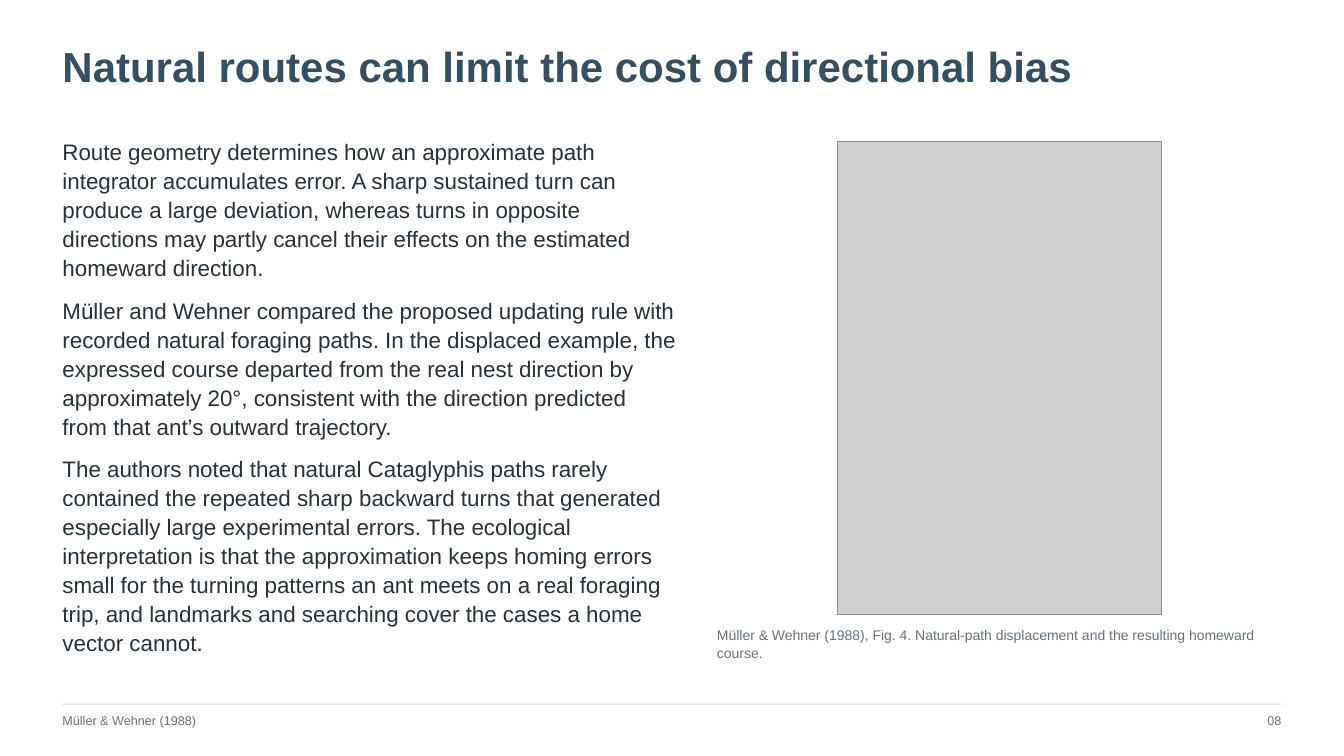
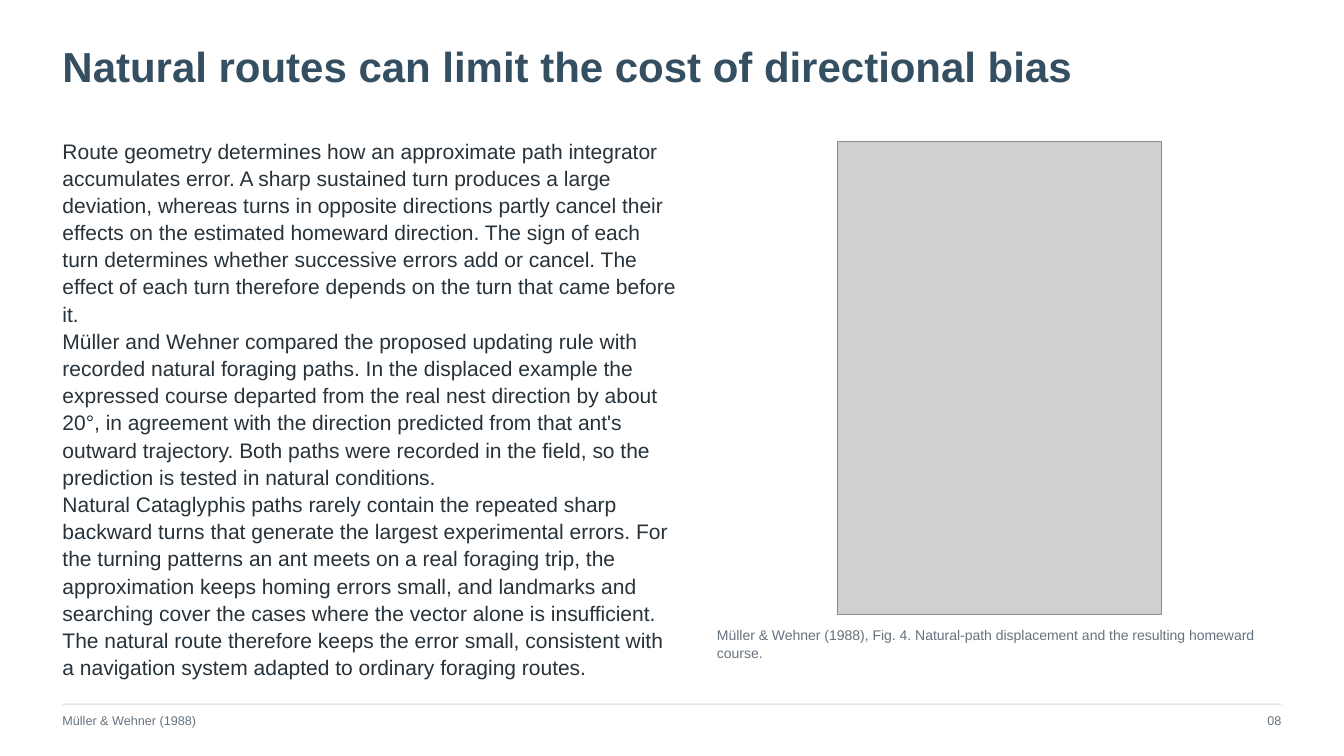
Before and after one commit to jordanxxlopez/NEUROETHOLOGY, a slide deck: slide 11 of scaffolded/Neuroethology_Lecture28_FA2026_SCAFFOLDED.pptx. Drawn at 1344x756 pixels with LibreOffice and Linux fonts; fonts in the diff are those of the drawing; grey boxes stand for pictures. Boxes give left, top, right and bottom in pixels: in the first picture for what was removed or moved away, otherwise in the second. Text is boxed around its words. In the diff, an @@ line names an element or a change of style, - is before the commit and + after.

```diff
--- a/scaffolded/Neuroethology_Lecture28_FA2026_SCAFFOLDED.pptx
+++ b/scaffolded/Neuroethology_Lecture28_FA2026_SCAFFOLDED.pptx
@@ text at (x1=62, y1=143, x2=675, y2=680): text changed; size 16 to 15 pt @@
-Route geometry determines how an approximate path integrator accumulates error. A sharp sustained turn can produce a large deviation, whereas turns in opposite directions may partly cancel their effects on the estimated homeward direction.
-Müller and Wehner compared the proposed updating rule with recorded natural foraging paths. In the displaced example, the expressed course departed from the real nest direction by approximately 20°, consistent with the direction predicted from that ant’s outward trajectory.
-The authors noted that natural Cataglyphis paths rarely contained the repeated sharp backward turns that generated especially large experimental errors. The ecological interpretation is that the approximation keeps homing errors small for the turning patterns an ant meets on a real foraging trip, and landmarks and searching cover the cases a home vector cannot.
+Route geometry determines how an approximate path integrator accumulates error. A sharp sustained turn produces a large deviation, whereas turns in opposite directions partly cancel their effects on the estimated homeward direction. The sign of each turn determines whether successive errors add or cancel. The effect of each turn therefore depends on the turn that came before it.
+Müller and Wehner compared the proposed updating rule with recorded natural foraging paths. In the displaced example the expressed course departed from the real nest direction by about 20°, in agreement with the direction predicted from that ant's outward trajectory. Both paths were recorded in the field, so the prediction is tested in natural conditions.
+Natural Cataglyphis paths rarely contain the repeated sharp backward turns that generate the largest experimental errors. For the turning patterns an ant meets on a real foraging trip, the approximation keeps homing errors small, and landmarks and searching cover the cases where the vector alone is insufficient. The natural route therefore keeps the error small, consistent with a navigation system adapted to ordinary foraging routes.
```
Also in this commit, not shown: 16 other slides changed, 21 other files.
